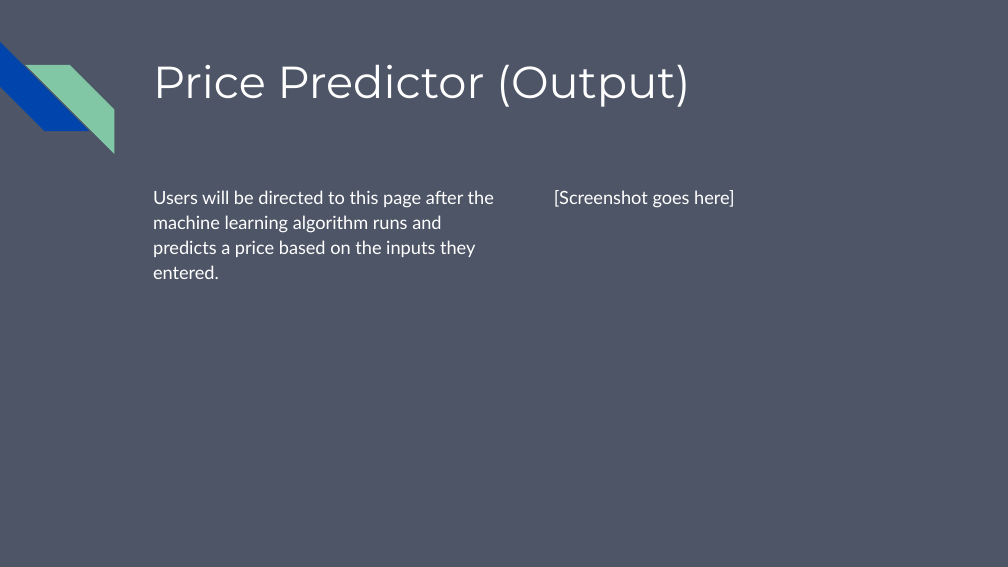
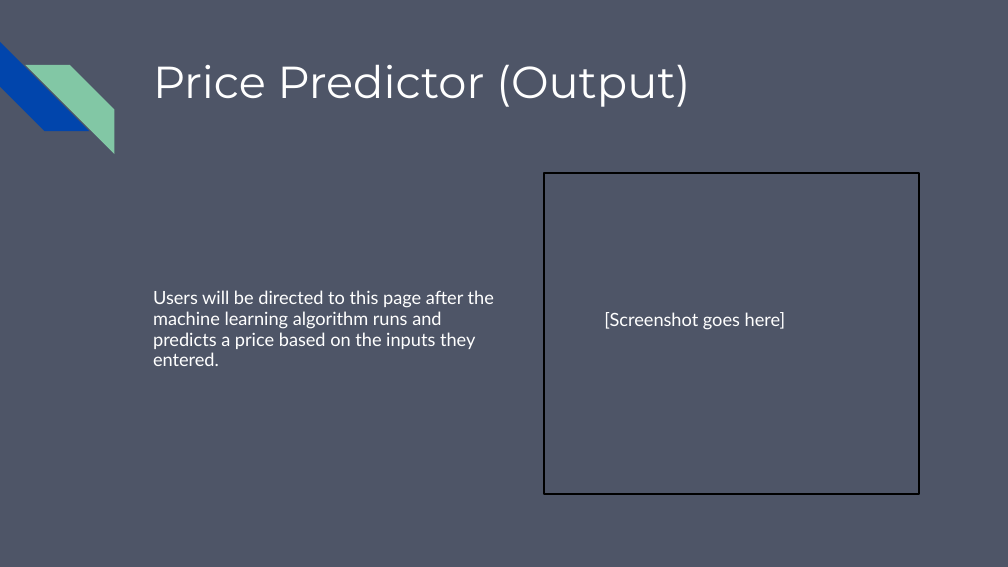
Before and after one commit to jwcomp4/air_b_b_rental, a slide deck: slide 8 of Airbnb Predictor.pptx (slide 6 before the commit). Drawn at 1008x567 pixels with LibreOffice and Linux fonts; fonts in the diff are those of the drawing. Boxes give left, top, right and bottom in pixels: in the first picture for what was removed or moved away, otherwise in the second. Text is boxed around its words. In the diff, an @@ line names an element or a change of style, - is before the commit and + after.

```diff
--- a/Airbnb Predictor.pptx
+++ b/Airbnb Predictor.pptx
@@ text "[Screenshot goes here]" resized from (x1=554, y1=190, x2=735, y2=208) to (x1=544, y1=172, x2=919, y2=493) @@
@@ text "[Screenshot goes here]" at (x1=544, y1=172, x2=919, y2=493): indent changed; more space between paragraphs; outline none to #000000 1.5 pt @@
@@ text "Users will be directed to ..." moved from (x1=153, y1=190, x2=494, y2=279) to (x1=153, y1=290, x2=494, y2=366) @@
@@ text "Users will be directed to ..." at (x1=153, y1=290, x2=494, y2=366): line spacing 1.15 to 0.95 @@
```
Also in this commit, not shown: 3 other slides changed, 3 slides added, 5 other files.
